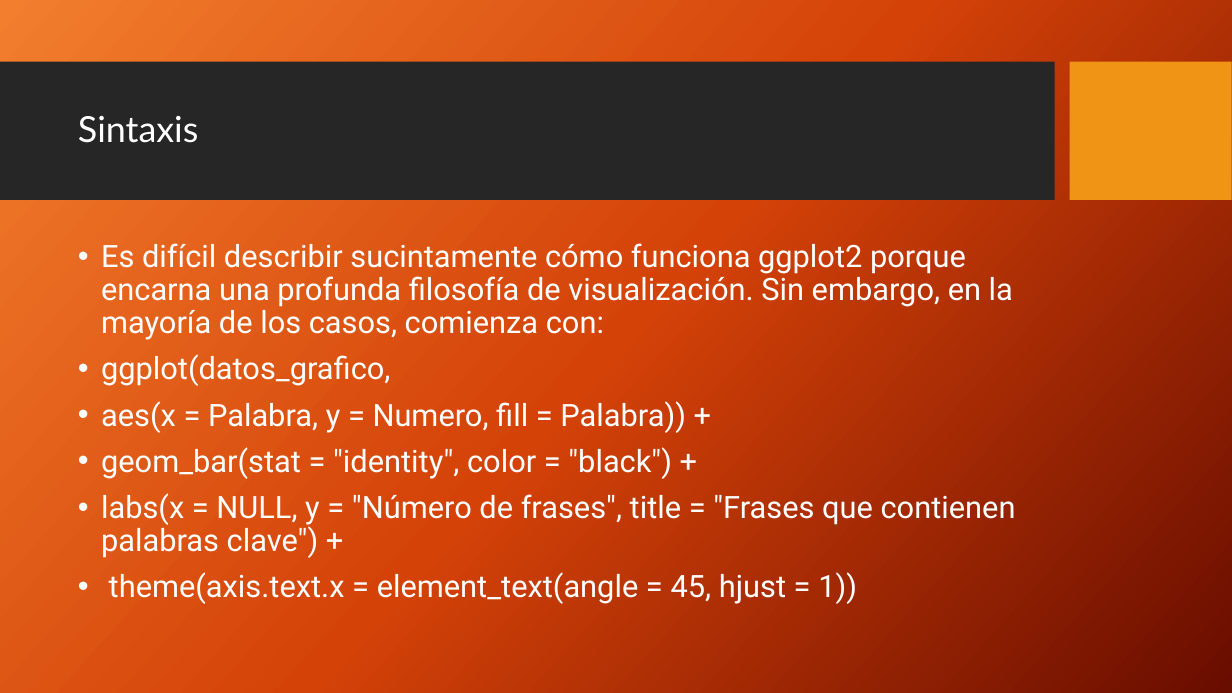
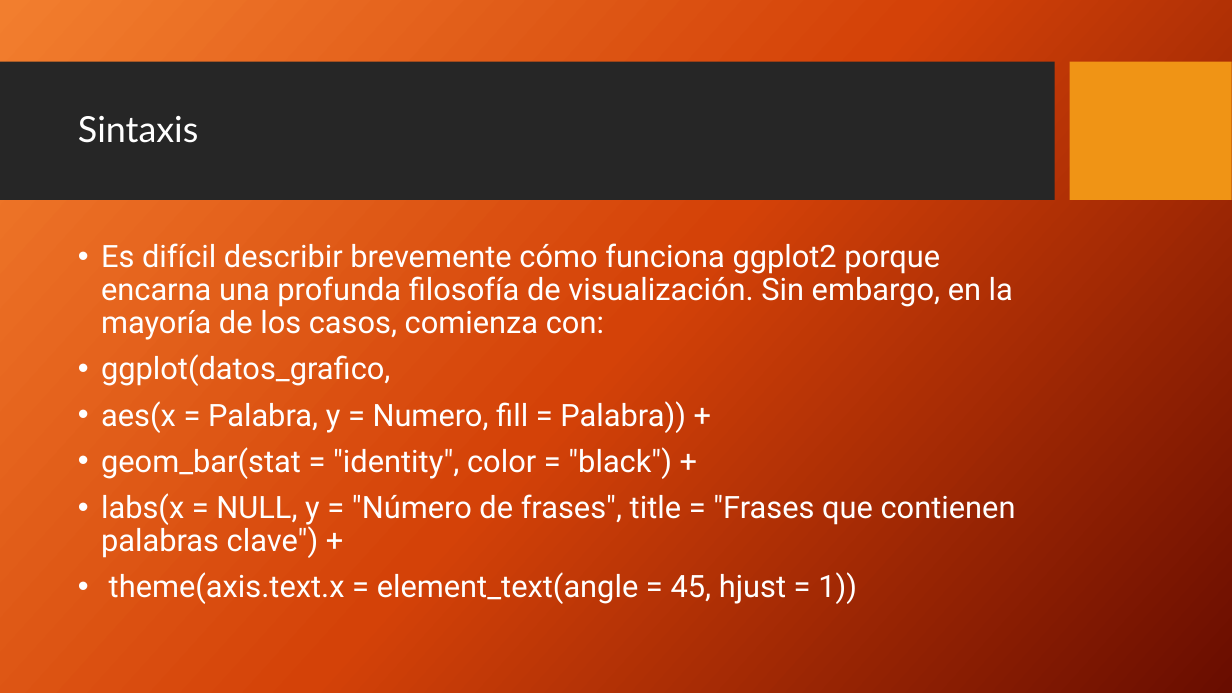
Before and after one commit to Byneros/TallerGestionDeDatosElArteDeLaGuerra, a slide deck: slide 9 of QUE DEBES CONOCER PARA GANAR CUALQUER BATALLA OTRA VERSION.pptx. Drawn at 1232x693 pixels with LibreOffice and Linux fonts; fonts in the diff are those of the drawing; background and template pictures are left out. Boxes give left, top, right and bottom in pixels: in the first picture for what was removed or moved away, otherwise in the second. Text is boxed around its words. In the diff, an @@ line names an element or a change of style, - is before the commit and + after.

```diff
--- a/QUE DEBES CONOCER PARA GANAR CUALQUER BATALLA OTRA VERSION.pptx
+++ b/QUE DEBES CONOCER PARA GANAR CUALQUER BATALLA OTRA VERSION.pptx
@@ text at (101, 243, 1013, 340): text changed @@
-• Es difícil describir sucintamente cómo funciona ggplot2 porque encarna una profunda filosofía de visualización. Sin embargo, en la mayoría de los casos, comienza con:
+• Es difícil describir brevemente cómo funciona ggplot2 porque encarna una profunda filosofía de visualización. Sin embargo, en la mayoría de los casos, comienza con:
```
Also in this commit, not shown: 6 other slides changed, 6 other files.
